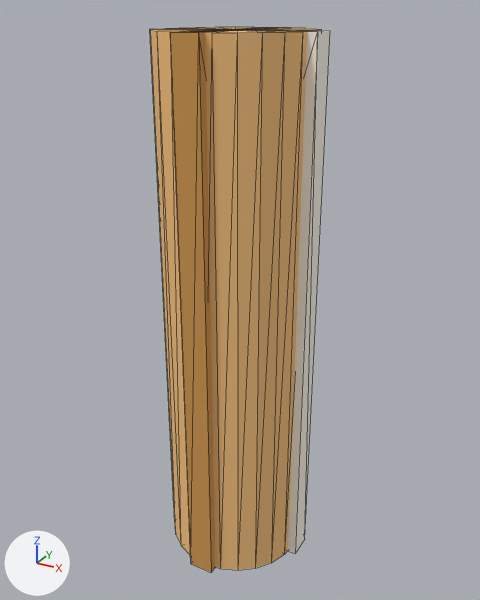
Before and after pictures for a commit that changed the glTF model assets/Robot_BlockBot/model_0.glb.
The view is the same before and after, from a 50 mm camera at (0.163, -0.292, 0.156) aimed at (0.0, 0.004, 0.008). Lighting does not change. The marker at lower left points along +X, +Y and +Z. The older version comes first. Mesh edges are drawn as thin lines. Vertices at exactly the same position are counted once.

Before the edit, the objects in view are built like this:
```python
mat_material_1 = principled_material('Material_1')
mat_material_1.base_color = (1.0, 0.941, 0.839)  # white #fff8ec
mat_material_1.roughness = 1.0
mat_material_2 = principled_material('Material_2')
mat_material_2.base_color = (0.62, 0.31, 0.0784)  # orange #ce974f
mat_material_2.roughness = 1.0
me_model_0_nosimplify = bpy.data.meshes.new('model_0_NOSIMPLIFY')
me_model_0_nosimplify.from_pydata(...)  # 68 vertices, 120 faces; spans x -0.044..0.044, y -0.044..0.044, z -0.147..0.147
# faces by material slot: [96, 12, 12]
me_model_0_nosimplify.materials.append(mat_material_0)  # beige #f6c27f
me_model_0_nosimplify.materials.append(mat_material_1)  # white #fff8ec
me_model_0_nosimplify.materials.append(mat_material_2)  # orange #ce974f
ob_model_0_nosimplify = bpy.data.objects.new('model_0_NOSIMPLIFY', me_model_0_nosimplify)
ob_model_0_nosimplify.location = (0.0, 0.0, 0.0)
```
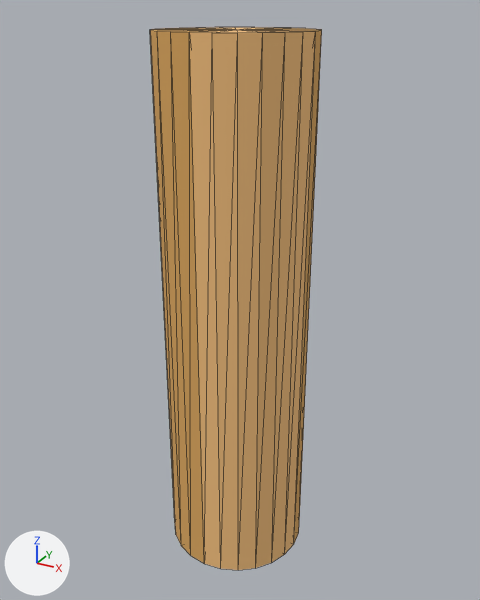
What differs and where, as boxes (x1, y1, x2, y2) in the pictures (480 x 600 px):
```json
{"object": "model_0_NOSIMPLIFY", "change": "recoloured, reshaped", "before": [150, 27, 330, 572], "after": [150, 27, 322, 570], "on screen": "orange to beige"}
{"part": 1, "of": "me_model_0_nosimplify", "change": "deleted", "before": [150, 28, 330, 554]}
{"part": 2, "of": "me_model_0_nosimplify", "change": "deleted", "before": [170, 27, 279, 572], "on screen": "orange"}
{"part": 3, "of": "me_model_0_nosimplify", "change": "recoloured", "before": [241, 28, 322, 31], "after": [240, 28, 322, 543]}
{"part": 4, "of": "me_model_0_nosimplify", "change": "recoloured", "before": [150, 29, 221, 554], "after": [150, 29, 224, 563]}
```

Scene script edits in JSON lines:
```json
{"op": "set", "path": "mat_material_1.base_color", "old": "(1.0, 0.941, 0.839)", "new": "(0.71, 0.384, 0.11)", "note": "white #fff8ec -> orange #dba75d"}
{"op": "set", "path": "mat_material_2.base_color", "old": "(0.62, 0.31, 0.0784)", "new": "(0.922, 0.537, 0.212)", "note": "orange #ce974f -> beige #f6c27f"}
{"op": "add", "block": "mat_material_3", "code": ["mat_material_3 = principled_material('Material_3')", "mat_material_3.base_color = (0.71, 0.384, 0.11)  # orange #dba75d", "mat_material_3.roughness = 1.0"]}
{"block": "me_model_0_nosimplify", "where": "# used by ob_model_0_nosimplify"}
{"op": "remove", "block": "me_model_0_nosimplify", "code": "me_model_0_nosimplify.from_pydata(...)  # 68 vertices, 120 faces; spans x -0.044..0.044, y -0.044..0.044, z -0.147..0.147"}
{"op": "add", "block": "me_model_0_nosimplify", "code": "me_model_0_nosimplify.from_pydata(...)  # 52 vertices, 112 faces; spans x -0.04..0.04, y -0.04..0.04, z -0.147..0.147"}
{"block": "me_model_0_nosimplify", "change": "me_model_0_nosimplify part 1: the loose piece of 8 vertices spanning x -0.044..0.044, y -0.007..0.007, z -0.147..0.147 is deleted"}
{"block": "me_model_0_nosimplify", "change": "me_model_0_nosimplify part 2: the loose piece of 8 vertices spanning x -0.007..0.007, y -0.044..0.044, z -0.147..0.147 is deleted"}
{"block": "me_model_0_nosimplify", "change": "me_model_0_nosimplify part 3: 24 faces spanning x 0.0..0.04, y 0.0..0.04, z -0.147..0.147 switch from mat_material_0 (beige #f6c27f) to mat_material_1 (orange #dba75d)"}
{"block": "me_model_0_nosimplify", "change": "me_model_0_nosimplify part 4: 24 faces spanning x -0.04..0.0, y -0.04..0.0, z -0.147..0.147 switch from mat_material_0 (beige #f6c27f) to mat_material_3 (orange #dba75d)"}
{"block": "me_model_0_nosimplify", "change": "other edits to the shape of me_model_0_nosimplify do not show in these pictures"}
```
